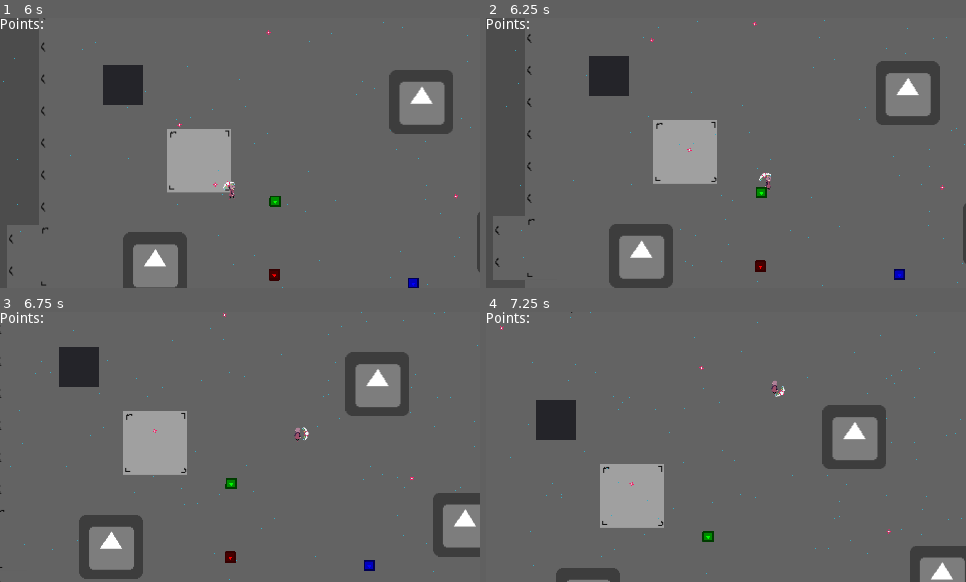
Above: before the commit, frames 1-4 (two rows, left to right).
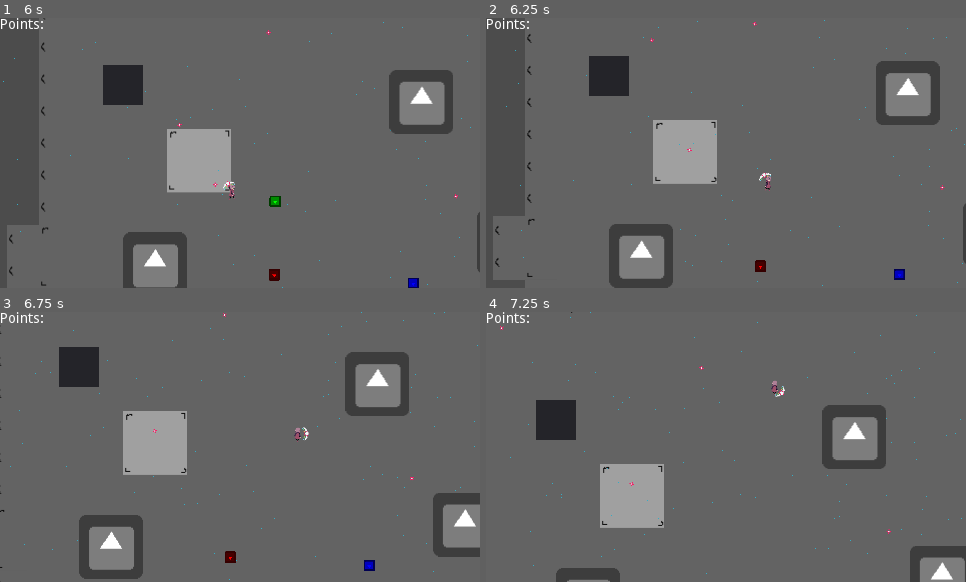
Above: after the commit, the same moments.

Repository: Struckdown/AGJ2020
Game: Godot game, scene res://Scenes/World.tscn
Same seed, same stepped clock (60 frames per second), same inputs: the game is played once before the commit and once after it. The engine's default icon, where the game draws it, is replaced by a stand-in: a white triangle on a blue panel in a dark square. Sound files missing from this copy of the repository are replaced by a short silence.
Inputs (mouse positions are in pixels of both pictures, inside the frame that each line leads up to):
- Up to frame 1 (6 s): tap Enter at 0.5, 2 s; move the mouse to (345, 139) at 0.52 s; press the mouse at (345, 139) at 0.53 s; hold D (right) 0.53-1.28 s; tap Space at 1.25 s; move the mouse to (144, 166) at 1.27 s; release the mouse at (144, 166) at 1.28 s; hold S (down) 1.28-2.03 s; click (144, 166) at 1.35 s; move the mouse to (288, 93) at 2.02 s; press the mouse at (288, 93) at 2.03 s; hold D (right) 2.03-2.78 s; move the mouse to (216, 207) at 2.77 s; release the mouse at (216, 207) at 2.78 s; hold W (up) 2.78-3.53 s; click (216, 207) at 2.85 s; move the mouse to (384, 193) at 3.52 s; press the mouse at (384, 193) at 3.53 s; hold A (left) 3.53-5.03 s; move the mouse to (96, 112) at 4.27 s; release the mouse at (96, 112) at 4.28 s; click (96, 112) at 4.35 s; move the mouse to (264, 153) at 5.02 s; press the mouse at (264, 153) at 5.03 s; hold S (down) 5.03-5.78 s; move the mouse to (168, 85) at 5.77 s; release the mouse at (168, 85) at 5.78 s; hold D (right) from 5.78 s (still down); click (168, 85) at 5.85 s
- Up to frame 2 (6.25 s): keep holding D (right)
- Up to frame 3 (6.75 s): move the mouse to (345, 433) at 6.52 s; release D (right) at 6.53 s; press the mouse at (345, 433) at 6.53 s; hold W (up) from 6.53 s (still down)
- Up to frame 4 (7.25 s): keep holding W (up)

Frame 1 is identical in both runs. In frame 2, less than 0.1% of the frame differs, in the area x 56-59%, y 62-67%; in frame 3, 0.1%; in frame 4, 0.1%, in the area x 45-48%, y 81-86%.

Commit message:
Pickups have color SFXs now

Diff:
--- a/src/Scenes/ColorPickup.tscn
+++ b/src/Scenes/ColorPickup.tscn
@@ -20,3 +20,4 @@
 
 [node name="AudioStreamPlayer2D" type="AudioStreamPlayer2D" parent="."]
 [connection signal="body_entered" from="Area2D" to="." method="_on_Area2D_body_entered"]
+[connection signal="finished" from="AudioStreamPlayer2D" to="." method="_on_AudioStreamPlayer2D_finished"]
--- a/src/Scripts/Character.gd
+++ b/src/Scripts/Character.gd
@@ -98,4 +98,3 @@
 			colorEquipped = colorGreen
 		"BLUE":
 			colorEquipped = colorBlue
-	print("Weapon color is now: " + str(colorEquipped))
--- a/src/Scripts/ColorPickup.gd
+++ b/src/Scripts/ColorPickup.gd
@@ -7,13 +7,17 @@
 	match color:
 		"RED":
 			$Sprite.modulate = Color(1, 0, 0)
+			$AudioStreamPlayer2D.stream = load("res://Music/SFX/collect_red.wav")
 		"GREEN":
 			$Sprite.modulate = Color(0, 1, 0)
+			$AudioStreamPlayer2D.stream = load("res://Music/SFX/collect_green.wav")
 		"BLUE":
 			$Sprite.modulate = Color(0, 0, 1)
+			$AudioStreamPlayer2D.stream = load("res://Music/SFX/collect_blue.wav")
 		_:
 			print("No color found! Defaulting to red!")
 			$Sprite.modulate = Color(1, 0, 0)
+			$AudioStreamPlayer2D.stream = load("res://Music/SFX/collect_red.wav")
 
 # Called every frame. 'delta' is the elapsed time since the previous frame.
 #func _process(delta):
@@ -23,3 +27,11 @@
 func _on_Area2D_body_entered(body):
 	if body.is_in_group("player"):
 		body.updateColor(color)
+		$Sprite.hide()
+		$Area2D/CollisionShape2D.disabled = true
+		$AudioStreamPlayer2D.play()
+
+
+
+func _on_AudioStreamPlayer2D_finished():
+	queue_free()
